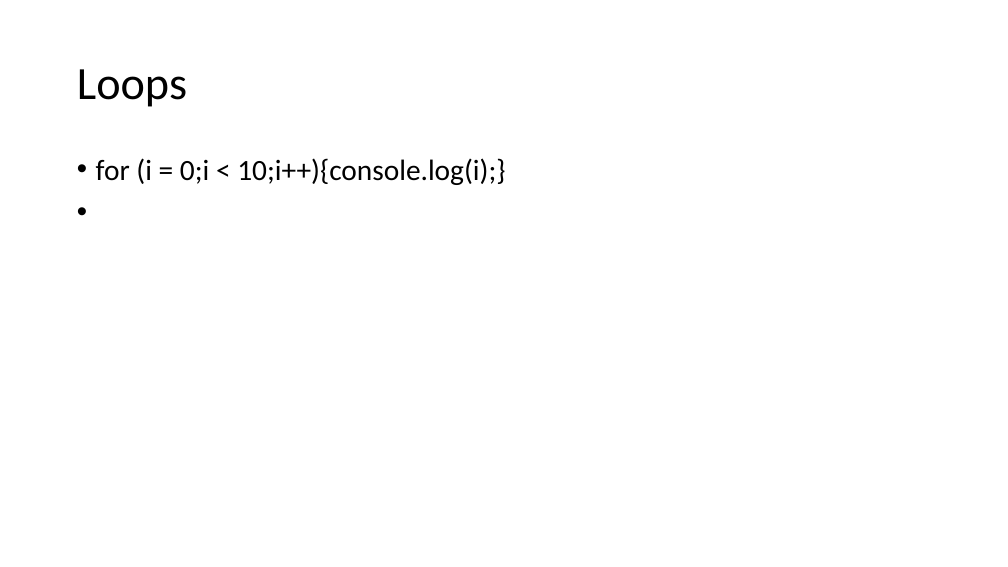
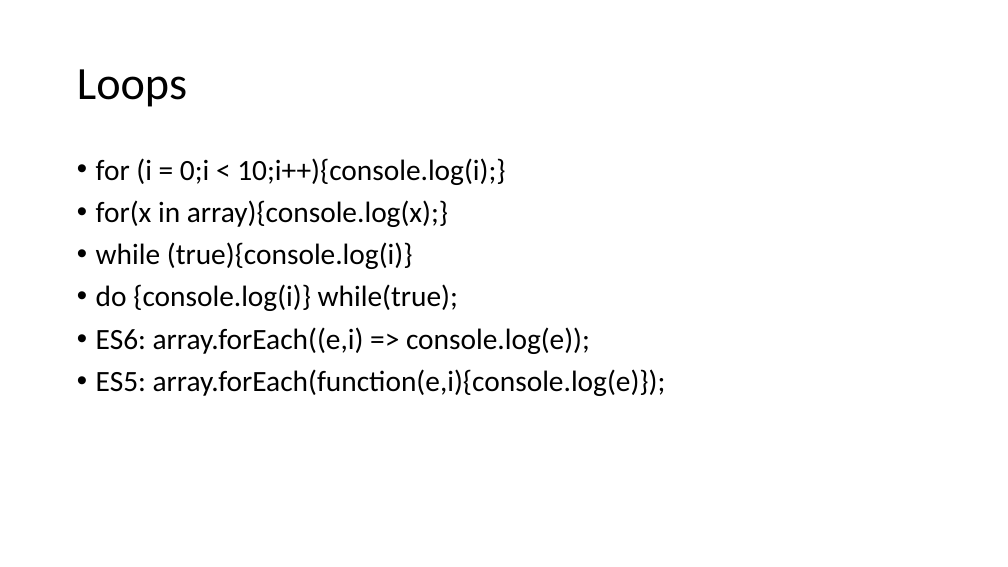
Before and after one commit to JansAkkaunt/JSTraining, a slide deck: slide 11 of JSTrainingj.pptx. Drawn at 1008x567 pixels with LibreOffice and Linux fonts; fonts in the diff are those of the drawing. Boxes give left, top, right and bottom in pixels: in the first picture for what was removed or moved away, otherwise in the second. Text is boxed around its words. In the diff, an @@ line names an element or a change of style, - is before the commit and + after.

```diff
--- a/JSTrainingj.pptx
+++ b/JSTrainingj.pptx
@@ text at [96,200,666,396]: paragraphs added @@
+• for(x in array){console.log(x);}
+• while (true){console.log(i)}
+• do {console.log(i)} while(true);
+• ES6: array.forEach((e,i) => console.log(e));
+• ES5: array.forEach(function(e,i){console.log(e)});
```
Also in this commit, not shown: 6 slides added, 17 other files.
